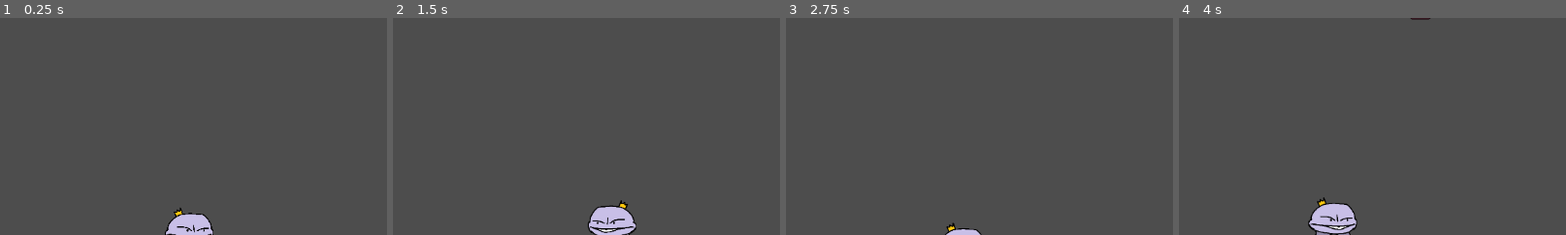
Above: before the commit, frames 1-4 (left to right).
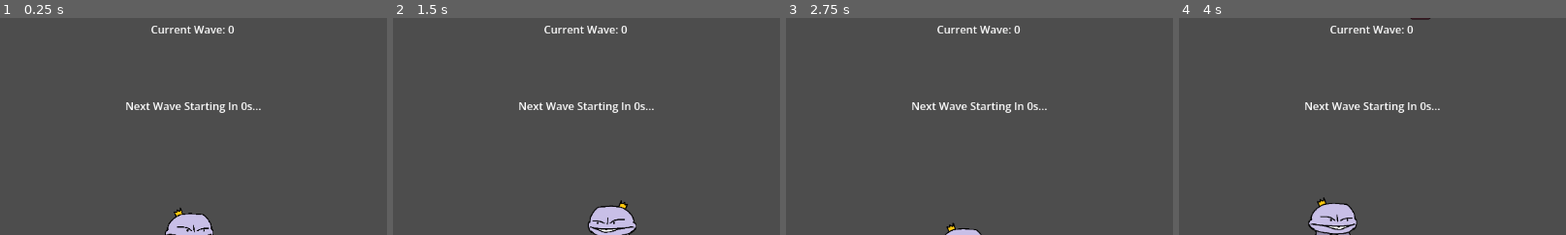
Above: after the commit, the same moments.

Repository: ryan-don31/King-More
Game: Godot game, scene res://scenes/levels/level.tscn
Same seed, same stepped clock (60 frames per second), same inputs: the game is played once before the commit and once after it. The engine's default icon, where the game draws it, is replaced by a stand-in: a white triangle on a blue panel in a dark square.
Inputs (mouse positions are % of the whole screen's width and height, from its top left):
- Up to frame 1 (0.25 s): no input
- Up to frame 2 (1.5 s): tap Enter at 0.5 s; move the mouse to (72, 45) at 0.52 s; press the mouse at (72, 45) at 0.53 s; hold D (move_right) 0.53-1.25 s; release the mouse at (72, 45) at 1.25 s; tap Space at 1.25 s; drag from (30, 55) to (45, 70) at 1.27 s
- Up to frame 3 (2.75 s): move the mouse to (60, 28) at 2.02 s; press the mouse at (60, 28) at 2.03 s; hold D (move_right) from 2.03 s (still down); tap Mouse wheel up (scroll_up) at 2.1 s
- Up to frame 4 (4 s): release D (move_right) at 2.75 s; release the mouse at (60, 28) at 2.75 s; tap Enter at 2.75 s; drag from (45, 70) to (20, 35) at 2.77 s; move the mouse to (80, 65) at 3.52 s; press the mouse at (80, 65) at 3.53 s; hold A (move_left) from 3.53 s (still down)
The pictures show only the part of the screen within x 25-75%, y 1-51%; the shares and areas given below are measured in that part.

The runs differ from the first frame. In frame 1, 1.0% of the frame differs, in the area x 32-68%, y 3-44%; in frame 2, 1.0%; in frame 3, 1.0%; in frame 4, 1.0%.

Commit message:
Fixing enemy health bars

Diff:
--- a/king-more/scenes/enemies/range_enemy.gd
+++ b/king-more/scenes/enemies/range_enemy.gd
@@ -6,7 +6,7 @@
 @export var attack_radius: float = 300.0           # distance at which enemy stops chasing and starts strafing + shooting (pixels)
 
 ## Combat
-@export var max_health: int = 300                   # starting HP — dies at 0
+@export var max_health: float = 300                   # starting HP — dies at 0
 @export var fire_rate: float = 2.0                 # seconds between shots while in attack range
 @export var aim_spread: float = 0.3                # aiming accuracy in radians (0.0 = perfect, 0.3 = slight wobble, 0.8+ = very inaccurate)
 
@@ -18,7 +18,7 @@
 @export var separation_strength: float = 80.0      # how hard enemies push away from each other
 
 var player: Node2D
-var current_health: int
+var current_health: float
 var spawning: bool = true
 var fire_cooldown: float = 0.0
 var strafe_direction: int = 1
--- a/king-more/scenes/levels/level.tscn
+++ b/king-more/scenes/levels/level.tscn
@@ -2,9 +2,10 @@
 
 [ext_resource type="PackedScene" uid="uid://c7dkyb5r1fjns" path="res://scenes/player/player.tscn" id="1_2q6dc"]
 [ext_resource type="PackedScene" uid="uid://ddb2f7hgpp2n6" path="res://scenes/ui/InventoryUI.tscn" id="3_b2cq8"]
-[ext_resource type="PackedScene" path="res://scenes/ui/player_status_ui.tscn" id="3_urvlt"]
+[ext_resource type="PackedScene" uid="uid://babssevuv0b6w" path="res://scenes/ui/player_status_ui.tscn" id="3_urvlt"]
 [ext_resource type="PackedScene" uid="uid://i1tdabwipdib" path="res://scenes/levels/game_manager.tscn" id="3_xb4v1"]
 [ext_resource type="Texture2D" uid="uid://dtt3vtqs0h06i" path="res://assets/sprites/enemies/Dark_Gothic_Castle_Sprite.png" id="4_d4w6o"]
+[ext_resource type="PackedScene" uid="uid://thvxeue36cdr" path="res://scenes/ui/wave_indicator.tscn" id="4_ouxo3"]
 [ext_resource type="PackedScene" uid="uid://c0fc3i2di41ky" path="res://scenes/enemies/basic_enemy.tscn" id="4_xb4v1"]
 [ext_resource type="PackedScene" uid="uid://dt2er0ob7rgly" path="res://scenes/enemies/range_enemy.tscn" id="7_mbbpy"]
 
@@ -37,6 +38,9 @@
 player = NodePath("../../Player")
 metadata/_edit_use_anchors_ = true
 
+[node name="WaveIndicator" parent="CanvasLayer" unique_id=1373206567 instance=ExtResource("4_ouxo3")]
+mouse_filter = 2
+
 [node name="SpawnPoints" type="Node" parent="." unique_id=1184092214]
 
 [node name="SpawnPoint1" type="Node2D" parent="SpawnPoints" unique_id=283087761]
--- a/king-more/scenes/ui/enemy_health.gd
+++ b/king-more/scenes/ui/enemy_health.gd
@@ -16,4 +16,5 @@
 func update():
 	progress_bar.visible = true
 	progress_bar.value = (enemy.current_health / enemy.max_health)
+	print("PROGRESS BAR VALUE: ", progress_bar.value)
 	opacity = 3.0
--- a/king-more/scenes/ui/player_status_ui.tscn
+++ b/king-more/scenes/ui/player_status_ui.tscn
@@ -8,7 +8,7 @@
 offset_right = 40.0
 offset_bottom = 40.0
 script = ExtResource("1_514jd")
-metadata/_edit_horizontal_guides_ = [600.0]
+metadata/_edit_horizontal_guides_ = [72.0]
 
 [node name="ProgressBar" type="ProgressBar" parent="." unique_id=414362262]
 layout_mode = 0
@@ -17,7 +17,7 @@
 offset_right = 506.0
 offset_bottom = 641.0
 
-[node name="Label" type="Label" parent="." unique_id=109110409]
+[node name="HP Label" type="Label" parent="." unique_id=109110409]
 layout_mode = 0
 offset_left = 14.0
 offset_top = 615.0
--- /dev/null
+++ b/king-more/scenes/ui/wave_indicator.tscn
@@ -0,0 +1,25 @@
+[gd_scene format=3 uid="uid://thvxeue36cdr"]
+
+[node name="WaveIndicator" type="Control" unique_id=1373206567]
+layout_mode = 3
+anchors_preset = 15
+anchor_right = 1.0
+anchor_bottom = 1.0
+grow_horizontal = 2
+grow_vertical = 2
+
+[node name="Current Wave" type="Label" parent="." unique_id=21880558]
+layout_mode = 0
+offset_left = 517.0
+offset_top = 14.0
+offset_right = 641.0
+offset_bottom = 37.0
+text = "Current Wave: 0"
+
+[node name="Countdown" type="Label" parent="." unique_id=1087739543]
+layout_mode = 0
+offset_left = 479.0
+offset_top = 128.0
+offset_right = 682.0
+offset_bottom = 151.0
+text = "Next Wave Starting In 0s..."
--- a/king-more/scripts/entities/enemy_projectile.gd
+++ b/king-more/scripts/entities/enemy_projectile.gd
@@ -1,7 +1,7 @@
 extends Node2D
 
 @export var damage: float = 5.0
-@export var speed: float = 75.0
+@export var speed: float = 150.0
 @export var direction: Vector2 = Vector2.ZERO
 
 @onready var sprite: AnimatedSprite2D = $AnimatedSprite2D
Not shown: 1 places in king-more/scenes/ui/player_status_ui.tscn that only renumber resources
